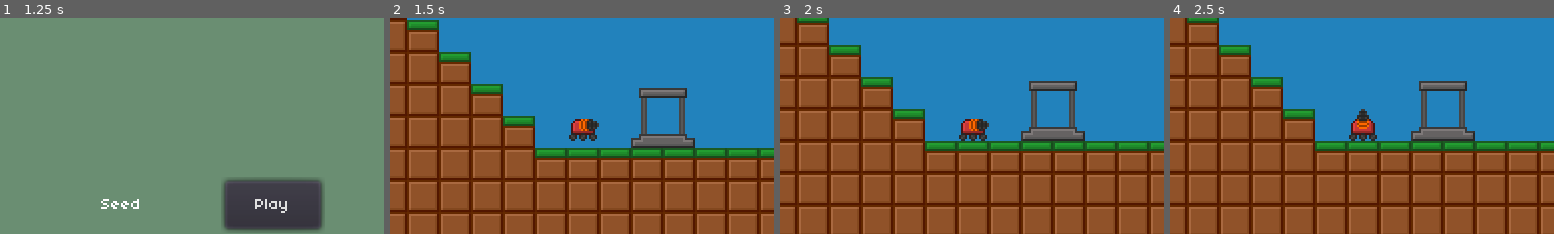
Above: before the commit, frames 1-4 (left to right).
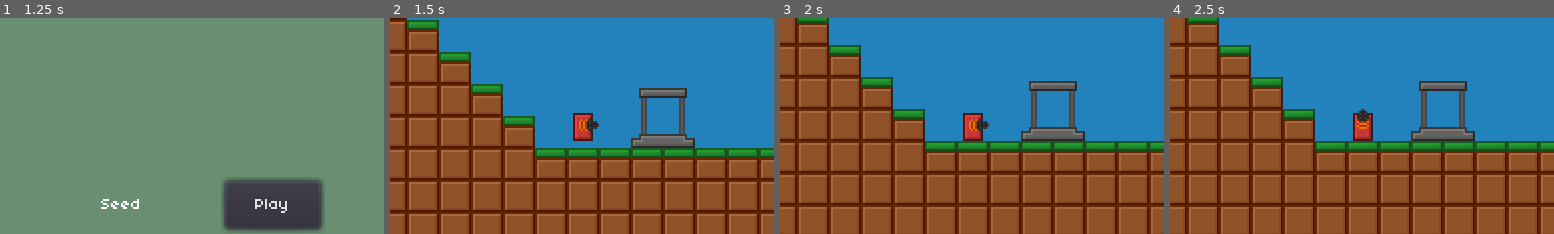
Above: after the commit, the same moments.

Repository: michaelocurtis2/drpebble
Game: Godot game, scene res://Scenes/GameManager.tscn
The game is run twice, just before and just after one commit, with the same random seed, the same clock (stepped at 60 frames per second) and the same inputs.
Inputs (mouse positions are % of the whole screen's width and height, from its top left):
- Up to frame 1 (1.25 s): click (50, 83) at 0.52 s; type "Alex" at 0.6 s
- Up to frame 2 (1.5 s): click "Play" at 1.25 s
- Up to frame 3 (2 s): no input
- Up to frame 4 (2.5 s): tap Enter at 2 s; hold Right (mine_right) from 2.03 s (still down); tap F (sell) at 2.1 s; tap Up (mine_up) at 2.27 s
The pictures show only the part of the screen within x 25-75%, y 25-75%; the shares and areas given below are measured in that part.

Frame 1 is identical in both runs. In frame 2, 0.5% of the frame differs, in the area x 46-54%, y 43-57%; in frame 3, 0.5%; in frame 4, 0.5%.

Commit message:
Reverted player model

Diff:
--- a/Scenes/Player.tscn
+++ b/Scenes/Player.tscn
@@ -8,46 +8,12 @@
 [sub_resource type="RectangleShape2D" id=1]
 extents = Vector2( 5, 7 )
 
-[sub_resource type="Animation" id=2]
-resource_name = "Move"
-length = 0.4
-loop = true
-step = 0.2
-tracks/0/type = "value"
-tracks/0/path = NodePath("Sprite:frame")
-tracks/0/interp = 1
-tracks/0/loop_wrap = true
-tracks/0/imported = false
-tracks/0/enabled = true
-tracks/0/keys = {
-"times": PoolRealArray( 0, 0.2 ),
-"transitions": PoolRealArray( 1, 1 ),
-"update": 1,
-"values": [ 0, 1 ]
-}
-
-[sub_resource type="Animation" id=3]
-length = 0.001
-tracks/0/type = "value"
-tracks/0/path = NodePath("Sprite:frame")
-tracks/0/interp = 1
-tracks/0/loop_wrap = true
-tracks/0/imported = false
-tracks/0/enabled = true
-tracks/0/keys = {
-"times": PoolRealArray( 0 ),
-"transitions": PoolRealArray( 1 ),
-"update": 0,
-"values": [ 0 ]
-}
-
 [node name="Player" type="KinematicBody2D"]
 collision_mask = 9
 script = ExtResource( 2 )
 
 [node name="Sprite" type="Sprite" parent="."]
 texture = ExtResource( 1 )
-hframes = 2
 
 [node name="CollisionShape2D" type="CollisionShape2D" parent="."]
 position = Vector2( 0, 1 )
@@ -65,8 +31,3 @@
 
 [node name="Sprite" type="Sprite" parent="Tool"]
 texture = ExtResource( 4 )
-
-[node name="AnimationPlayer" type="AnimationPlayer" parent="."]
-autoplay = "Move"
-anims/Move = SubResource( 2 )
-anims/RESET = SubResource( 3 )
Binary file changed: Resources/Textures/player.png
Not shown: 1 places in Scenes/Player.tscn that only renumber resources
